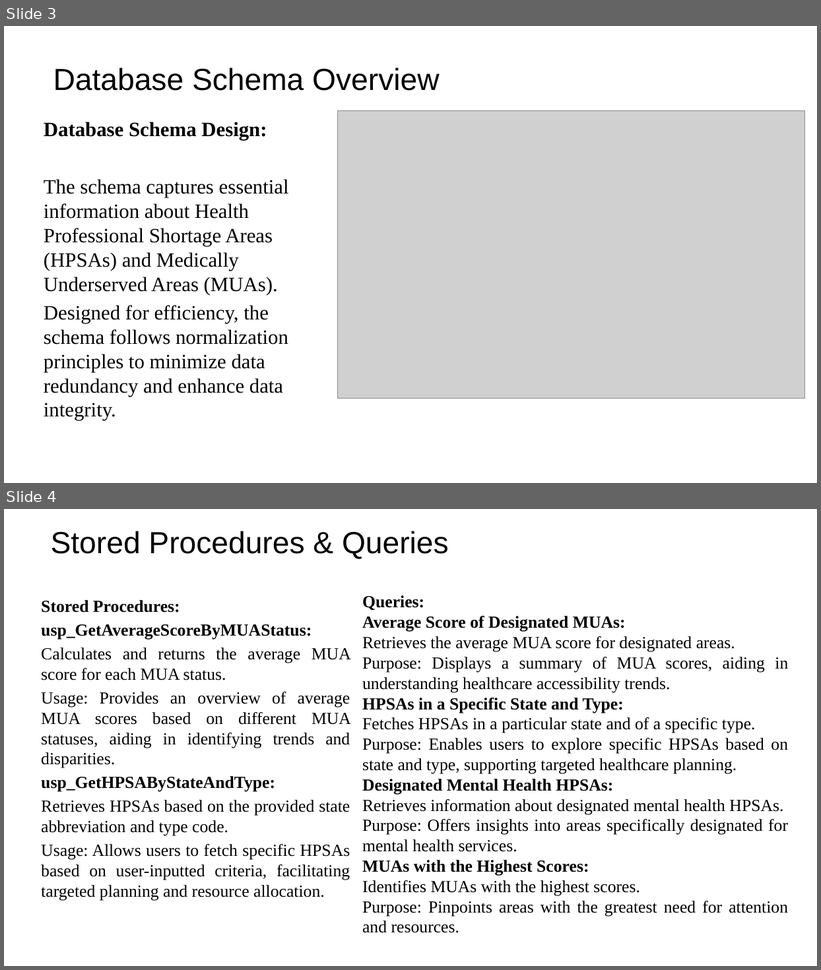
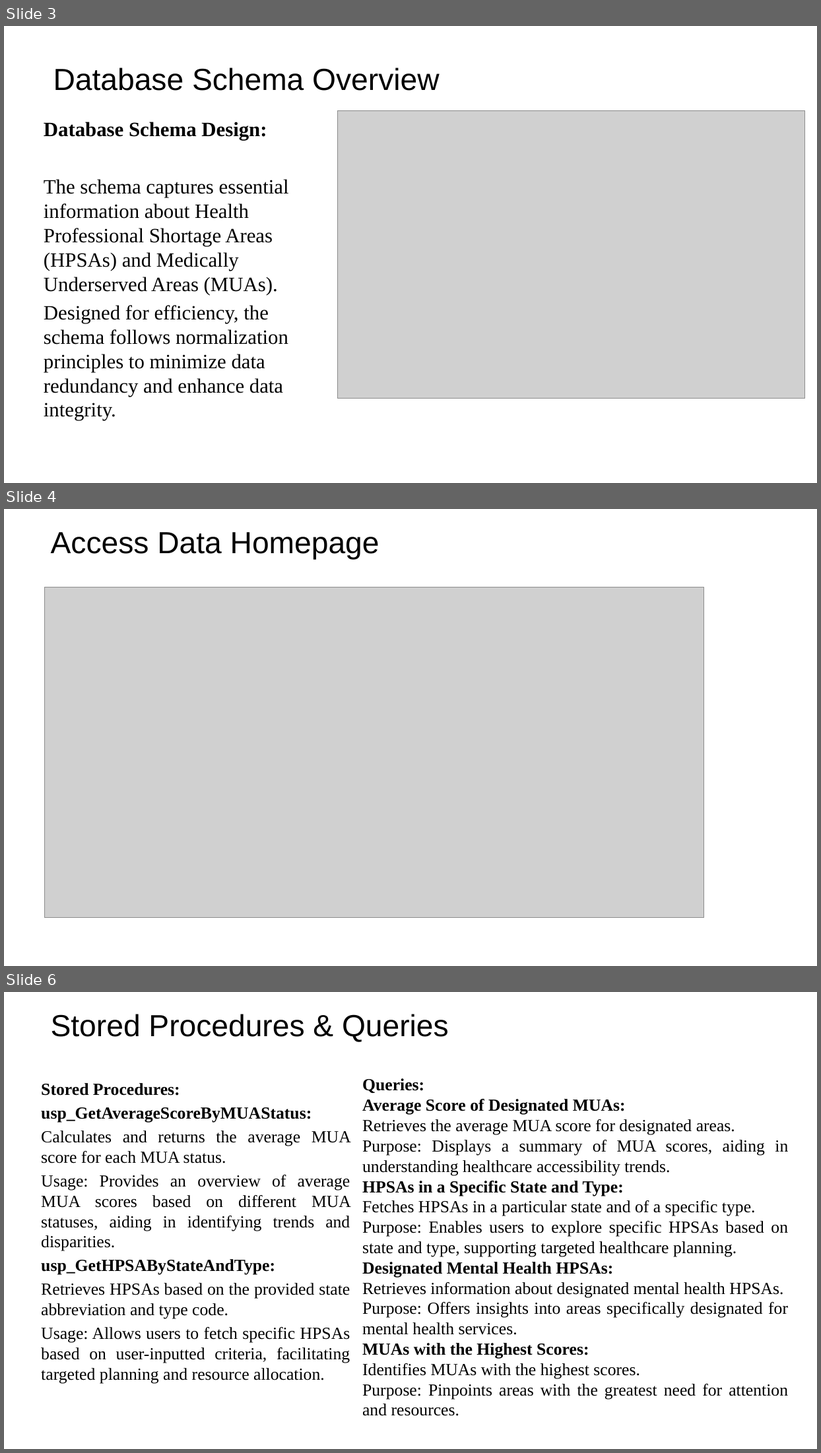
Before and after one commit to skeeperloyaltie/mysql_task, a slide deck: Healthcare Data Analysis- Presentation.pptx. Shown one above the other, each under a label of ours: slides 3 and 4 before the commit, slides 3, 4 and 6 after it; the slides between them are not shown. The pictures are 821x970 and 821x1453 pixels, drawn with LibreOffice and Linux fonts; fonts in the diff are those of the drawing; grey boxes stand for pictures; background and template pictures are left out. Boxes give left, top, right and bottom in pixels: in the first picture for what was removed or moved away, otherwise in the second. Text is boxed around its words. In the diff, an @@ line names an element or a change of style, - is before the commit and + after.

```diff
--- a/Healthcare Data Analysis- Presentation.pptx
+++ b/Healthcare Data Analysis- Presentation.pptx
@@ slide 4 added at box(4, 509, 817, 966), background picture (left out) @@
@@ title added at box(51, 532, 380, 559), 36 pt, text #000000 @@
+Access Data Homepage
@@ picture added at box(45, 587, 704, 918) @@
@@ what was slide 4 is now slide 6 @@
```
Also in this commit, not shown: 4 other slides added.
